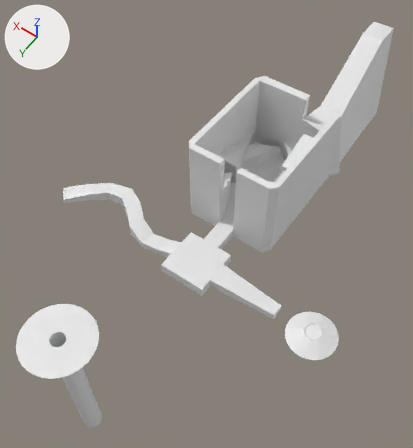
The Blender file GodotProject/VisualAssets/Blender/Level5.blend as it was, and as the next commit left it.
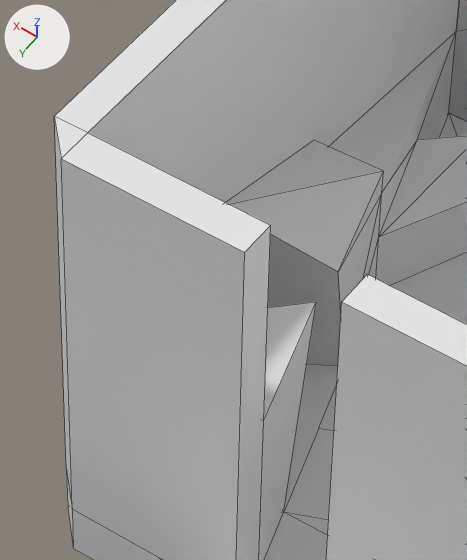
Each version appears first whole from a camera (50 mm lens) standing at (-7.9, 10.3, 19.4) and looking at (0.6, -1.5, 0.7), and next in a close-up on the part from 43% to 62% of the width and 27% to 48% of the height. The axes (+X, +Y, +Z) are drawn at upper left. The lights are the same throughout. The close-ups show mesh edges as thin lines.

The scene before the commit, as lines of its bpy script (objects in view):
```python
me_cube = bpy.data.meshes.new('Cube')
me_cube.from_pydata(...)  # 189 vertices, 182 faces, 1 loose edge; spans x -3.81..7.2, y -12.77..1.0, z 0.0..4.72
me_cube.materials.append(mat_material)  # white #e7e7e7
# before: 65 (1.78, -2.39, 0.45), 121 (0.53, -2.96, 0.45) at pixel (283, 512), 122 (1.78, -3.89, 0.45), 145 (1.19, -5.15, 1.5) at pixel (381, 192), 149 (1.78, -3.92, 2.03)
# before: 150 (1.78, -5.13, 1.72) at pixel (314, 139), 151 (1.78, -2.39, 2.09), 152 (0.36, -2.39, 2.09) at pixel (263, 420), 153 (0.68, -3.5, 2.09) at pixel (316, 301), 155 (1.19, -5.15, 1.72) at pixel (383, 170)
ob_cube = bpy.data.objects.new('Cube', me_cube)
ob_cube.location = (0.0, 0.0, 0.0)
```
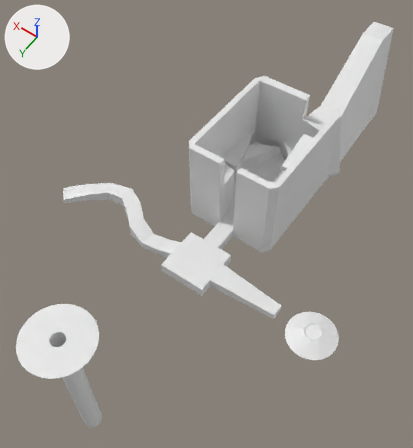
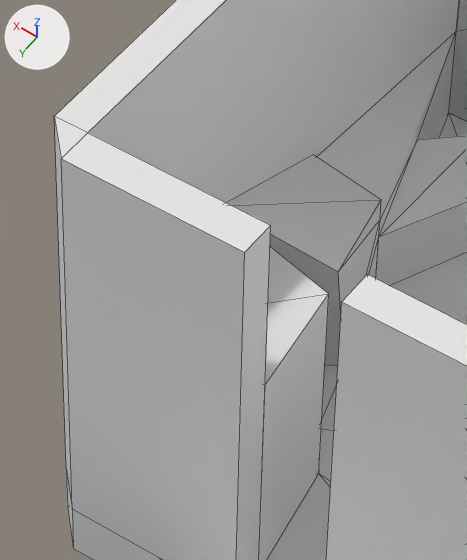
The change, as a diff of the scene's bpy script:
```diff
--- a/GodotProject/VisualAssets/Blender/Level5.blend.py
+++ b/GodotProject/VisualAssets/Blender/Level5.blend.py
@@ mat_rails @@
+mat_rails = principled_material('Rails')
+mat_rails.base_color = (0.8, 0.8, 0.8)  # white #e7e7e7
@@ mat_randomobjects2 @@
+mat_randomobjects2 = principled_material('RandomObjects2')
+mat_randomobjects2.base_color = (0.8, 0.8, 0.8)  # white #e7e7e7
@@ mat_randomobjects1 @@
+mat_randomobjects1 = principled_material('RandomObjects1')
+mat_randomobjects1.base_color = (0.8, 0.8, 0.8)  # white #e7e7e7
@@ me_cube @@
 me_cube.from_pydata(...)  # 189 vertices, 182 faces, 1 loose edge; spans x -3.81..7.2, y -12.77..1.0, z 0.0..4.72
 # used by ob_cube; location = (0.0, 0.0, 0.0)
 # verts and faces of me_cube; kept vertices keep their numbers, new ones are numbered from 189
-me_cube.materials.append(mat_material)  # white #e7e7e7
+# me_cube part 1
+delete_faces([(65, 151, 153, 121)])
+verts[121] = (0.53, -3.41, 0.45)  # moved, pixel (318, 473)
+verts[145] = (1.19, -5.15, 1.22)  # moved, pixel (380, 219)
+verts[150] = (1.78, -5.13, 1.57)  # moved, pixel (313, 154)
+verts[152] = (0.36, -2.39, 2.45)  # moved, pixel (265, 384)
+verts[153] = (0.53, -3.41, 2.33)  # moved, pixel (328, 293)
+verts[155] = (1.19, -5.15, 1.43)  # moved, pixel (381, 199)
+faces += [(149, 151, 153), (121, 122, 149, 153)]  # mat_randomobjects1 (white #e7e7e7)
+me_cube.materials.append(mat_grass)  # white #e7e7e7
+me_cube.materials.append(mat_rails)  # white #e7e7e7
+me_cube.materials.append(mat_sides)  # white #e7e7e7
+me_cube.materials.append(mat_randomobjects1)  # white #e7e7e7
+me_cube.materials.append(mat_randomobjects2)  # white #e7e7e7
```

Where the change shows, as pixel boxes (x1, y1, x2, y2) in the close-ups (467 x 560 px):
part 1 of me_cube, built on
    before: (225, 32, 456, 560)
    after: (226, 32, 456, 560)
